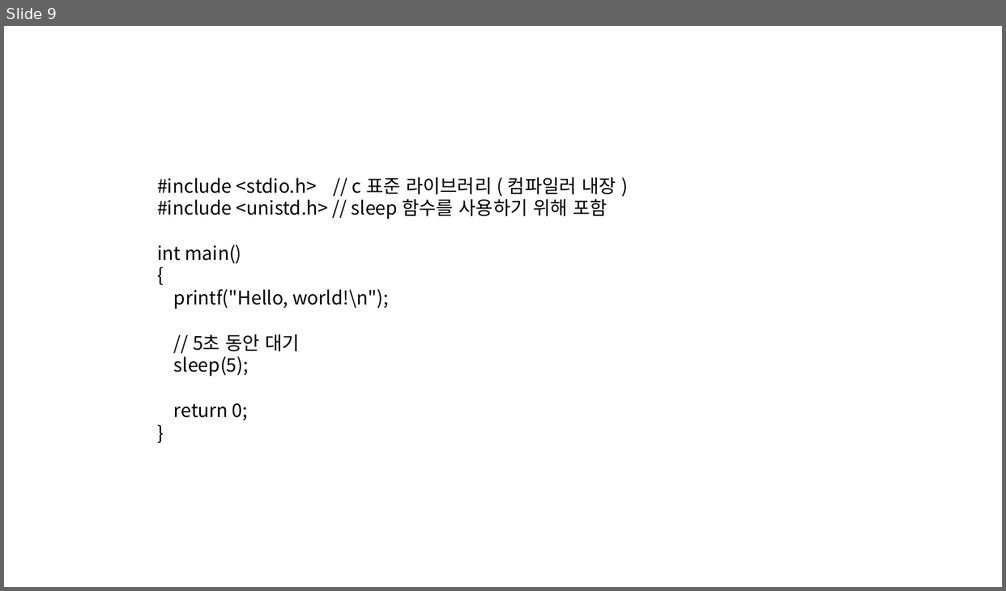
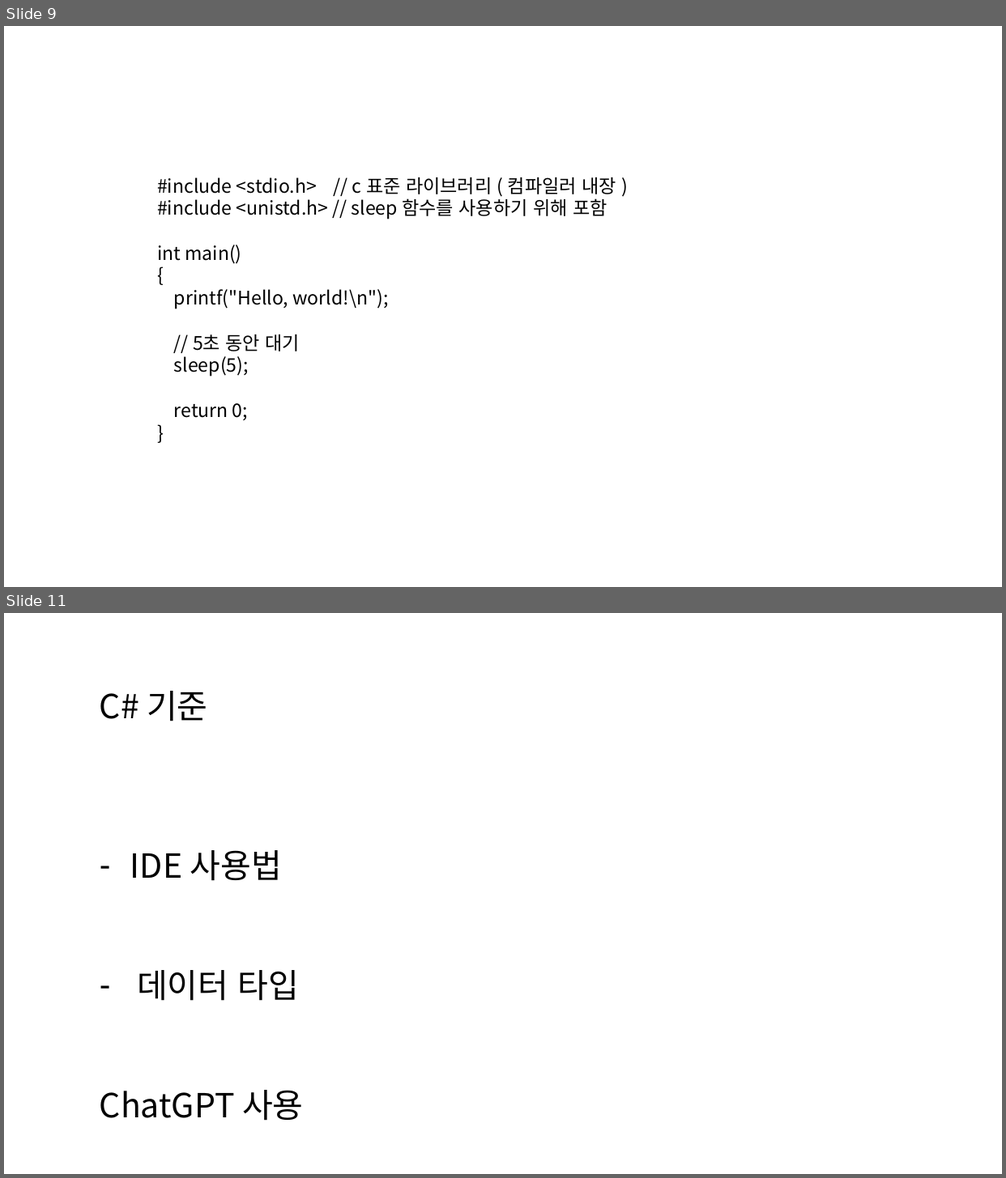
Before and after one commit to Pacman18/SantaClass, a slide deck: Week_1.pptx. Shown one above the other, each under a label of ours: slide 9 before the commit, slides 9 and 11 after it; the slides between them are not shown. The pictures are 1006x591 and 1006x1178 pixels, drawn with LibreOffice and Linux fonts; fonts in the diff are those of the drawing. Boxes give left, top, right and bottom in pixels: in the first picture for what was removed or moved away, otherwise in the second. Text is boxed around its words. In the diff, an @@ line names an element or a change of style, - is before the commit and + after.

```diff
--- a/Week_1.pptx
+++ b/Week_1.pptx
@@ slide 11 added at [4, 613, 1002, 1174], background #FFFFFF @@
@@ text added at [100, 691, 304, 1121], 32 pt, text #000000 @@
+C# 기준
+– IDE 사용법
+– 데이터 타입
+ChatGPT 사용
```
Also in this commit, not shown: 1 other slide added, 2 slides removed.
